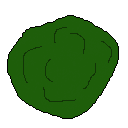
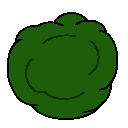
Layered file, before and after one edit (128px x 128px). Changes by layer:
added layer "Shape 13" above "Layer 4" over (25, 34, 100, 100)
added layer "Layer 4" above "Shape 9" over (9, 14, 116, 118)
added layer "Shape 9" above "Layer 2" over (7, 12, 118, 120)
hid "Layer 1" over (7, 15, 119, 119)
hid "Layer 3", moved it below "Layer 1", painted on it over (7, 12, 119, 120)
